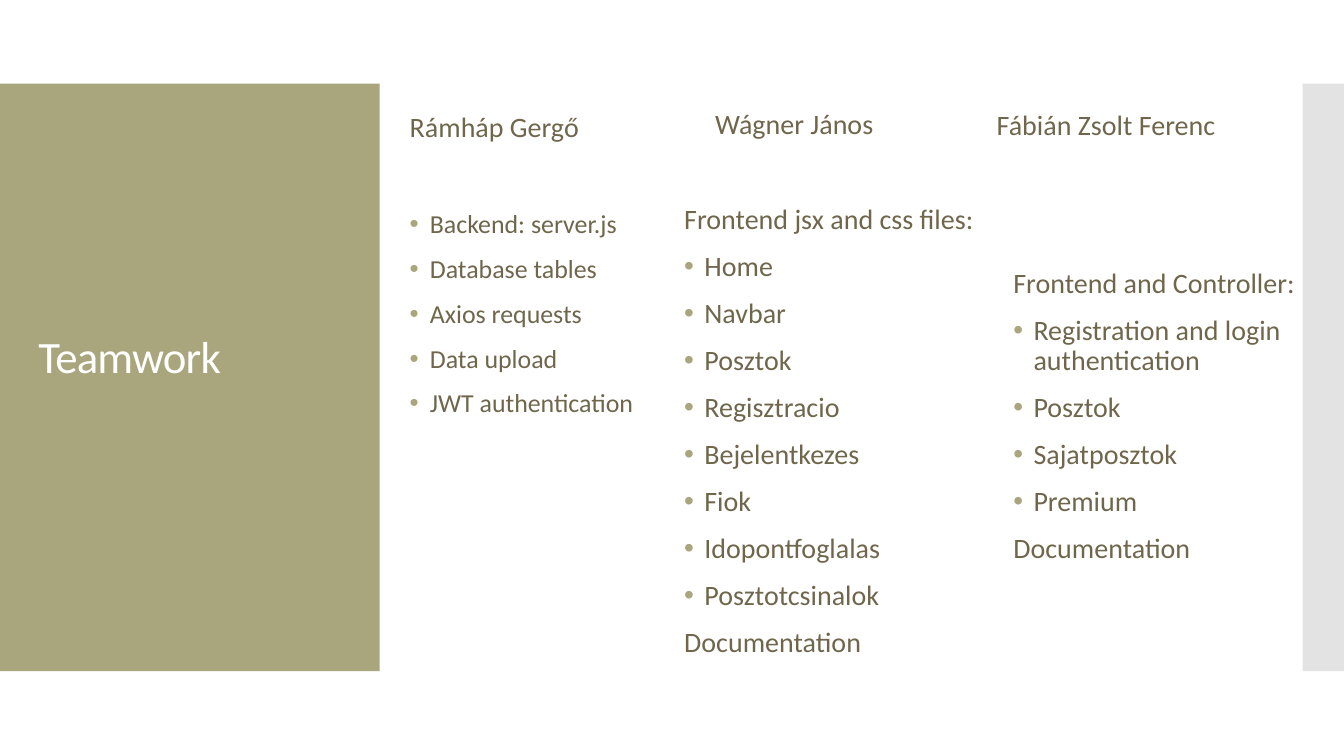
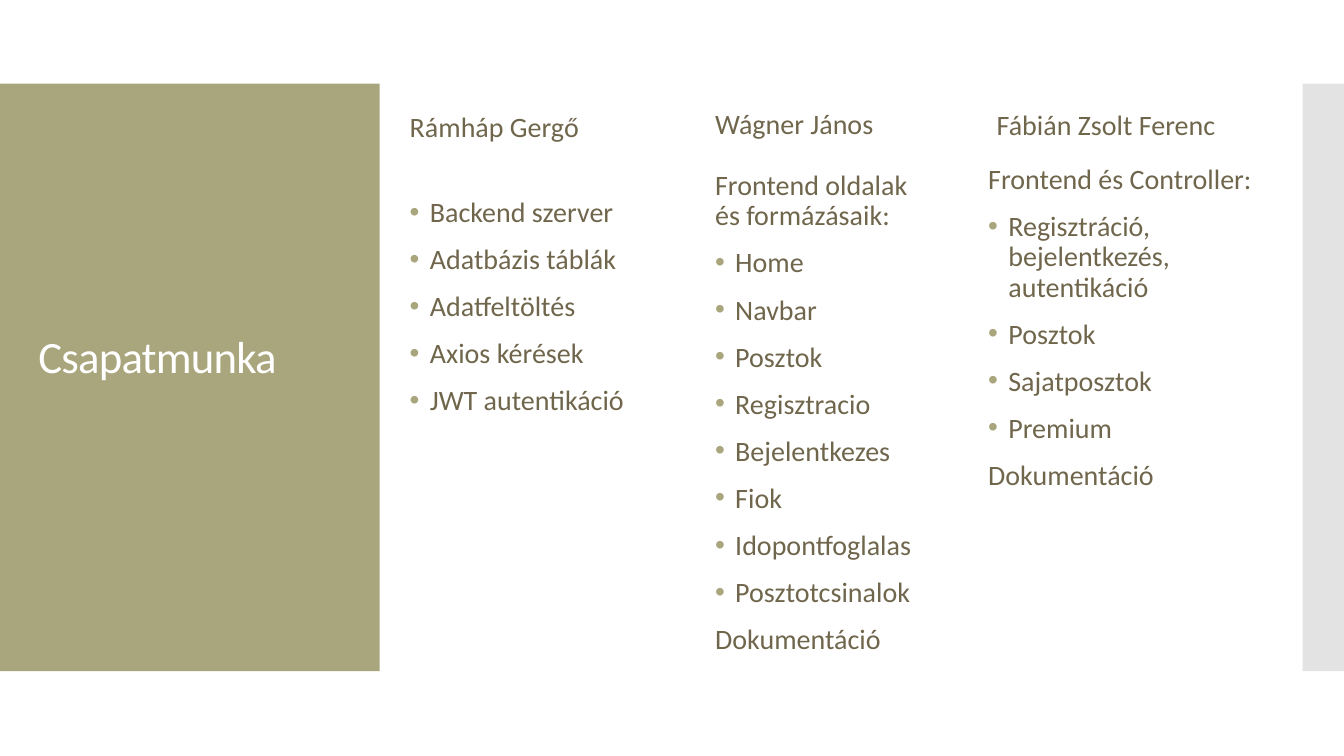
Before and after one commit to ramhap00/ramhapgergo, a slide deck: slide 12 of prezentáció.pptx. Drawn at 1344x756 pixels with LibreOffice and Linux fonts; fonts in the diff are those of the drawing. Boxes give left, top, right and bottom in pixels: in the first picture for what was removed or moved away, otherwise in the second. Text is boxed around its words. In the diff, an @@ line names an element or a change of style, - is before the commit and + after.

```diff
--- a/prezentáció.pptx
+++ b/prezentáció.pptx
@@ text "Frontend és Controller:": place and size @@
-text "Frontend és Controller:" at <box>684,209,1281,558</box>
+text "Frontend és Controller:" at <box>988,169,1252,485</box>
@@ text "Frontend oldalak és formázásaik:": place and size @@
-text "Frontend oldalak és formázásaik:" at <box>684,209,974,652</box>
+text "Frontend oldalak és formázásaik:" at <box>715,175,911,649</box>
@@ text at <box>715,175,907,225</box>: text changed @@
-Frontend jsx and css files:
+Frontend oldalak és formázásaik:
@@ text at <box>988,169,1252,297</box>: text changed @@
-Frontend and Controller:
-• Registration and login authentication
+Frontend és Controller:
+• Regisztráció, bejelentkezés, autentikáció
@@ text at <box>430,202,624,410</box>: text changed; size 18.5 to 20 pt @@
-• Backend: server.js
-• Database tables
-• Axios requests
-• Data upload
-• JWT authentication
+• Backend szerver
+• Adatbázis táblák
+• Adatfeltöltés
+• Axios kérések
+• JWT autentikáció
@@ title at <box>38,342,276,380</box>: text changed @@
-Teamwork
+Csapatmunka
@@ text at <box>988,465,1154,485</box>: text changed @@
-Documentation
+Dokumentáció
@@ text at <box>715,629,881,649</box>: text changed @@
-Documentation
+Dokumentáció
```
Also in this commit, not shown: 2 other slides changed, 1 slide added, 1 slide removed.
